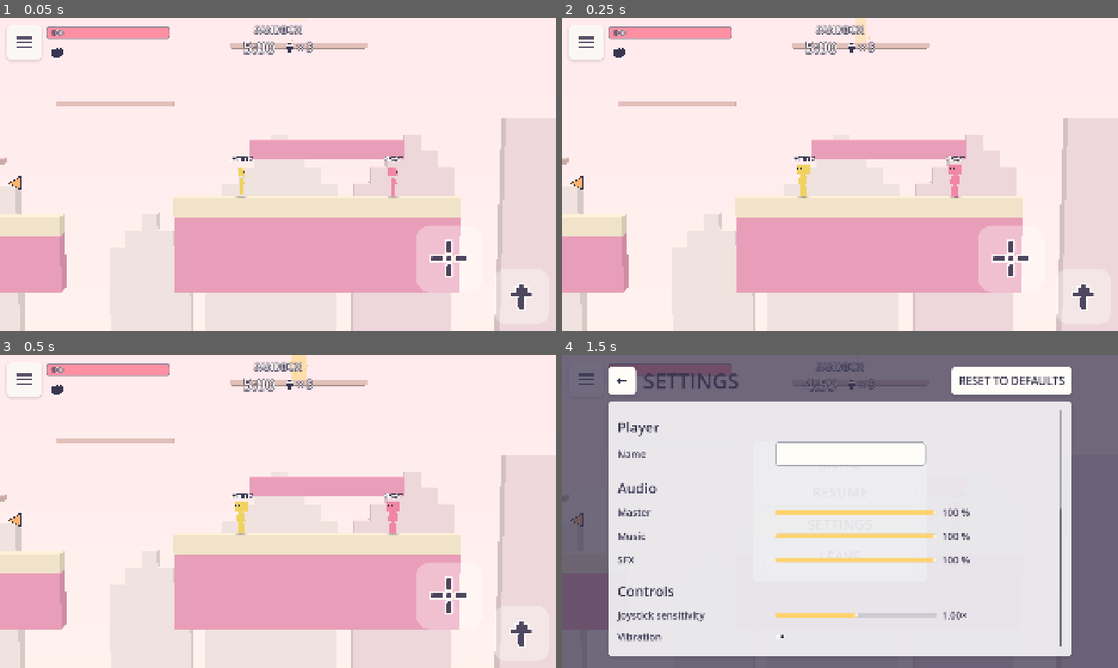
Above: before the commit, frames 1-4 (two rows, left to right).
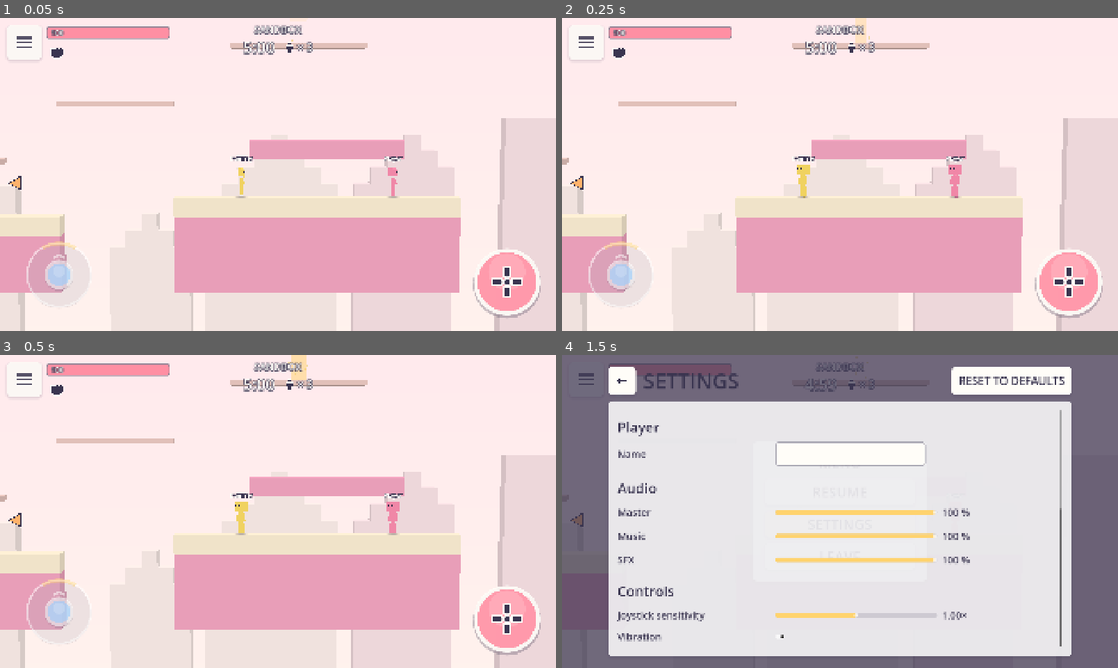
Above: after the commit, the same moments.

Repository: help2uacc/game
Game: Godot game, scene res://scenes/main/sandbox.tscn
The game is run twice, just before and just after one commit, with the same random seed, the same clock (stepped at 60 frames per second) and the same inputs. This scene is started directly instead of the project's main scene.
Inputs (mouse positions are in pixels of both pictures, inside the frame that each line leads up to):
- Up to frame 1 (0.05 s): no input
- Up to frame 2 (0.25 s): no input
- Up to frame 3 (0.5 s): no input
- Up to frame 4 (1.5 s): click (584, 380) at 0.5 s; click "SETTINGS" at 1.25 s

The runs differ from the first frame. In frame 1, 3.8% of the frame differs, in the area x 4-98%, y 66-97%; in frame 2, 3.8%; in frame 3, 3.8%; in frame 4, nothing differs.

Commit message:
v1.2: joystick jump, sandbox restart, restyled buttons, Android controls fix
Co-Authored-By: Claude Opus 5.5 <noreply@anthropic.com>
Claude-Session: https://claude.ai/code/session_01P6uq5UyTXW9vcMAVu6gFyh

Diff:
--- a/project.godot
+++ b/project.godot
@@ -11,7 +11,7 @@
 [application]
 
 config/name="Block Brawl"
-config/version="1.1.0"
+config/version="1.2.0"
 run/main_scene="res://scenes/main/main.tscn"
 config/features=PackedStringArray("4.7", "GL Compatibility")
 run/max_fps=60
--- a/scripts/autoload/audio_manager.gd
+++ b/scripts/autoload/audio_manager.gd
@@ -159,3 +159,21 @@
 func vibrate(ms: int) -> void:
 	if Settings.vibration and OS.has_feature("mobile"):
 		Input.vibrate_handheld(ms)
+
+
+## Stops everything and drops cached streams (shutdown / test cleanup).
+func release_all() -> void:
+	for p: AudioStreamPlayer in _pool_2d:
+		p.stop()
+		p.stream = null
+	for p3: AudioStreamPlayer3D in _pool_3d:
+		p3.stop()
+		p3.stream = null
+	for m: AudioStreamPlayer in [_music_a, _music_b]:
+		m.stop()
+		m.stream = null
+	if _music_tween != null:
+		_music_tween.kill()
+	_music_current = ""
+	_streams.clear()
+	_voice_name.clear()
--- a/scripts/gameplay/player.gd
+++ b/scripts/gameplay/player.gd
@@ -43,6 +43,9 @@
 var _prev_pickup_pressed: bool = false
 var _prev_throw_pressed: bool = false
 var _wants_drop: bool = false
+var _down_hold_t: float = 0.0
+## v1.2: holding down this long on a one-way platform drops through it.
+const DROP_HOLD_TIME := 0.15
 var _was_grounded: bool = false
 
 var stickman: Stickman
@@ -150,6 +153,19 @@
 	if jump_edge:
 		jump_buffer_t = GameConfig.JUMP_BUFFER
 		_wants_drop = inp.down
+	elif inp.jump_held and grounded and jump_buffer_t <= 0.0:
+		# v1.2: holding the joystick up keeps hopping.
+		jump_buffer_t = GameConfig.JUMP_BUFFER
+		_wants_drop = false
+	# v1.2: holding down on a one-way platform drops through it.
+	if inp.down and on_platform and absf(inp.move_x) < 0.9:
+		_down_hold_t += delta
+		if _down_hold_t >= DROP_HOLD_TIME:
+			_down_hold_t = 0.0
+			jump_buffer_t = GameConfig.JUMP_BUFFER
+			_wants_drop = true
+	else:
+		_down_hold_t = 0.0
 	# Horizontal: accelerate toward input; reduced control while knocked back.
 	var target_x: float = clampf(inp.move_x, -1.0, 1.0) * GameConfig.RUN_SPEED
 	if is_knocked():
--- a/scripts/gameplay/player_input.gd
+++ b/scripts/gameplay/player_input.gd
@@ -7,7 +7,7 @@
 var move_x: float = 0.0
 var down: bool = false
 var jump_pressed: bool = false
-var jump_held: bool = false  # TODO(PRD): transmitted but no behaviour is specified (fixed jump height)
+var jump_held: bool = false  # v1.2: joystick held up = keep hopping
 var attack_held: bool = false
 var pickup_pressed: bool = false
 var throw_pressed: bool = false
--- a/scripts/ui/game_screen.gd
+++ b/scripts/ui/game_screen.gd
@@ -192,11 +192,24 @@
 	_local_input.aim_y = -d.y
 
 
-func _process(_delta: float) -> void:
+## v1.2: in the sandbox, dying restarts it after the death animation.
+const SANDBOX_RESTART_DELAY := 1.6
+var _sandbox_restart_t: float = -1.0
+
+
+func _process(delta: float) -> void:
 	if world == null:
 		return
 	var lp: Player = world.local_player()
 	var spectating: bool = lp == null or not lp.alive
+	if sandbox and lp != null and not lp.alive:
+		if _sandbox_restart_t < 0.0:
+			_sandbox_restart_t = SANDBOX_RESTART_DELAY
+		_sandbox_restart_t -= delta
+		if _sandbox_restart_t <= 0.0:
+			_sandbox_restart_t = -1.0
+			_start_sandbox()
+			return
 	controls.set_enabled(not spectating and not _menu.visible)
 	if spectating and not sandbox:
 		_update_spectate()
--- a/scripts/ui/main.gd
+++ b/scripts/ui/main.gd
@@ -96,6 +96,7 @@
 
 
 func _exit_tree() -> void:
+	AudioManager.release_all()
 	MaterialCache.clear()
 	WeaponDB.clear()
 
--- a/scripts/ui/touch_button.gd
+++ b/scripts/ui/touch_button.gd
@@ -1,7 +1,8 @@
 class_name TouchButton
 extends Control
-## Semi-transparent rounded touch button (PRD §8): white rounded square at
-## 35 % opacity with an icon; pressed state 70 % opacity + scale 0.92.
+## Round touch button (PRD §8, restyled in v1.2): soft drop shadow, white
+## rim, pastel accent fill with a top highlight, icon and optional caption.
+## Pressed: deeper fill, glow ring and scale 0.92.
 
 signal pressed_changed(is_pressed: bool)
 
@@ -9,21 +10,22 @@
 	set(v):
 		icon = v
 		queue_redraw()
+var accent: Color = Palette.WHITE
+var caption: String = ""
 var is_pressed: bool = false
 var touch_index: int = -1
-var _style := StyleBoxFlat.new()
 
 
 func _init() -> void:
 	mouse_filter = Control.MOUSE_FILTER_IGNORE
-	_style.bg_color = Color(1, 1, 1, 1)
-	_style.set_corner_radius_all(28)
 
 
-func setup(button_size: float, tex: Texture2D) -> void:
+func setup(button_size: float, tex: Texture2D, accent_color: Color = Palette.WHITE, text: String = "") -> void:
 	size = Vector2(button_size, button_size)
 	pivot_offset = size * 0.5
 	icon = tex
+	accent = accent_color
+	caption = text
 
 
 func set_pressed(p: bool) -> void:
@@ -35,15 +37,37 @@
 	pressed_changed.emit(p)
 
 
+## Circular hit area with a little slack for thumbs.
 func hit(pos: Vector2) -> bool:
-	return visible and get_global_rect().grow(12).has_point(pos)
+	if not visible:
+		return false
+	var c: Vector2 = global_position + size * 0.5
+	return pos.distance_to(c) <= size.x * 0.5 + 18.0
 
 
 func _draw() -> void:
-	var a: float = 0.7 if is_pressed else 0.35
-	_style.bg_color = Color(1, 1, 1, a)
-	_style.set_corner_radius_all(int(size.x * 0.22))
-	draw_style_box(_style, Rect2(Vector2.ZERO, size))
+	var r: float = size.x * 0.5
+	var c: Vector2 = size * 0.5
+	# Soft shadow.
+	draw_circle(c + Vector2(0, r * 0.07), r * 1.02, Color(Palette.INK, 0.28), true, -1.0, true)
+	# Glow ring when pressed.
+	if is_pressed:
+		draw_circle(c, r * 1.12, Color(accent.lightened(0.3), 0.45), true, -1.0, true)
+	# Rim + fill.
+	draw_circle(c, r, Color(Palette.WHITE, 0.92), true, -1.0, true)
+	var fill: Color = accent.darkened(0.12) if is_pressed else accent
+	draw_circle(c, r * 0.88, Color(fill, 0.9), true, -1.0, true)
+	# Top highlight for a soft, glossy look.
+	draw_circle(c - Vector2(0, r * 0.3), r * 0.55, Color(1, 1, 1, 0.16 if not is_pressed else 0.08), true, -1.0, true)
+	# Icon (ink with white outline) and caption.
+	var icon_size: float = r * (1.0 if caption.is_empty() else 0.86)
+	var icon_center: Vector2 = c - Vector2(0, r * (0.0 if caption.is_empty() else 0.14))
 	if icon != null:
-		var s: float = size.x * 0.6
-		draw_texture_rect(icon, Rect2((size - Vector2(s, s)) * 0.5, Vector2(s, s)), false, Color(1, 1, 1, 0.9))
+		draw_texture_rect(icon, Rect2(icon_center - Vector2(icon_size, icon_size) * 0.5, Vector2(icon_size, icon_size)), false)
+	if not caption.is_empty():
+		var font: Font = get_theme_default_font()
+		var fs: int = int(r * 0.24)
+		var w: float = font.get_string_size(caption, HORIZONTAL_ALIGNMENT_LEFT, -1, fs).x
+		var p: Vector2 = Vector2(c.x - w * 0.5, c.y + r * 0.62)
+		draw_string_outline(font, p, caption, HORIZONTAL_ALIGNMENT_LEFT, -1, fs, 8, Palette.INK)
+		draw_string(font, p, caption, HORIZONTAL_ALIGNMENT_LEFT, -1, fs, Palette.WHITE)
--- a/scripts/ui/touch_controls.gd
+++ b/scripts/ui/touch_controls.gd
@@ -1,24 +1,31 @@
 class_name TouchControls
 extends Control
-## Touch controls (PRD §8): floating joystick on the left half, Attack, Jump,
+## Touch controls (PRD §8): floating joystick on the left half, Attack,
 ## Pick Up, Throw on the right; multi-touch. v1.1: bigger buttons and manual
 ## aim — press Attack to fire, drag from it to aim (release = stop).
+## v1.2: no Jump button — push the joystick up to jump (push up again in the
+## air for the double jump, hold up to keep hopping); hold it down on a
+## one-way platform to drop through. The joystick base is always visible.
 ## Debug keyboard controls on desktop (A/D move, S down, Space jump, J attack,
 ## K pick up, L throw); on desktop the mouse pointer aims.
 
 
 const JOYSTICK_RADIUS := 110.0
 const ATTACK_SIZE := 230.0
-const JUMP_SIZE := 190.0
 const PICKUP_SIZE := 170.0
-const THROW_SIZE := 150.0
+const THROW_SIZE := 160.0
+## Joystick y (screen, -1 = up) that triggers a jump; re-armed below JUMP_REARM.
+const JUMP_ZONE := -0.6
+const JUMP_REARM := -0.35
+const ATTACK_COLOR := Color("#FF8FA3")
+const PICKUP_COLOR := Color("#FFD36E")
+const THROW_COLOR := Color("#8EC9FF")
 ## Drag distance (design px) from the Attack centre for a full aim vector.
 const AIM_RADIUS := 150.0
 const AIM_DEADZONE := 0.18
 const ICON_DIR := "res://assets/ui/icons/"
 
 var attack_btn: TouchButton
-var jump_btn: TouchButton
 var pickup_btn: TouchButton
 var throw_btn: TouchButton
 
@@ -34,25 +41,26 @@
 var _weapon_icon_key: String = ""
 var _aim_pos: Vector2 = Vector2.ZERO
 var _aim_vec: Vector2 = Vector2.ZERO
+var _jump_armed: bool = true
+var _joy_home: Vector2 = Vector2.ZERO
 
 
 func _ready() -> void:
 	set_anchors_preset(Control.PRESET_FULL_RECT)
 	mouse_filter = Control.MOUSE_FILTER_IGNORE
 	_keyboard = not OS.has_feature("mobile")
-	attack_btn = _make_button(ATTACK_SIZE, "attack")
-	jump_btn = _make_button(JUMP_SIZE, "jump")
-	pickup_btn = _make_button(PICKUP_SIZE, "pickup")
-	throw_btn = _make_button(THROW_SIZE, "throw")
+	attack_btn = _make_button(ATTACK_SIZE, "attack", ATTACK_COLOR, "")
+	pickup_btn = _make_button(PICKUP_SIZE, "pickup", PICKUP_COLOR, "PICK UP")
+	throw_btn = _make_button(THROW_SIZE, "throw", THROW_COLOR, "THROW")
 	pickup_btn.visible = false
 	throw_btn.visible = false
 	resized.connect(_layout)
 	_layout()
 
 
-func _make_button(s: float, icon_name: String) -> TouchButton:
+func _make_button(s: float, icon_name: String, color: Color, caption: String) -> TouchButton:
 	var b := TouchButton.new()
-	b.setup(s, load(ICON_DIR + icon_name + ".svg"))
+	b.setup(s, load(ICON_DIR + icon_name + ".svg"), color, caption)
 	add_child(b)
 	return b
 
@@ -62,24 +70,22 @@
 	var r: Rect2 = _safe_rect()
 	var right: float = r.end.x
 	var bottom: float = r.end.y
-	jump_btn.position = Vector2(right - JUMP_SIZE, bottom - JUMP_SIZE)
-	attack_btn.position = Vector2(right - 460, bottom - 340)
-	pickup_btn.position = Vector2(right - 430, bottom - 540)
-	throw_btn.position = Vector2(right - 640, bottom - 250)
-
-
+	attack_btn.position = Vector2(right - ATTACK_SIZE - 30, bottom - ATTACK_SIZE - 30)
+	pickup_btn.position = Vector2(right - PICKUP_SIZE - 60, bottom - ATTACK_SIZE - PICKUP_SIZE - 70)
+	throw_btn.position = Vector2(right - ATTACK_SIZE - THROW_SIZE - 80, bottom - THROW_SIZE - 20)
+	_joy_home = Vector2(r.position.x + JOYSTICK_RADIUS + 70, bottom - JOYSTICK_RADIUS - 60)
+	queue_redraw()
+
+
+## Visible area minus notches. Uses UiKit.safe_insets, which ignores bogus
+## safe-area values (some older Android versions report the portrait rect).
 func _safe_rect() -> Rect2:
 	var vp: Rect2 = get_viewport_rect()
 	var margin := Vector2(24, 24)
-	if OS.has_feature("mobile"):
-		var safe: Rect2i = DisplayServer.get_display_safe_area()
-		var win: Vector2i = DisplayServer.window_get_size()
-		if win.x > 0 and safe.size.x > 0:
-			var sx: float = vp.size.x / float(win.x)
-			var left: float = float(safe.position.x) * sx
-			var right_inset: float = float(win.x - safe.end.x) * sx
-			return Rect2(Vector2(left, 0) + margin, vp.size - Vector2(left + right_inset, 0) - margin * 2.0)
-	return Rect2(margin, vp.size - margin * 2.0)
+	var inset: Vector4 = UiKit.safe_insets(get_viewport())
+	var pos := Vector2(inset.x, inset.y) + margin
+	var end: Vector2 = vp.size - Vector2(inset.z, inset.w) - margin
+	return Rect2(pos, end - pos)
 
 
 func set_enabled(on: bool) -> void:
@@ -93,7 +99,7 @@
 	_joy_index = -1
 	_joy_vec = Vector2.ZERO
 	_aim_vec = Vector2.ZERO
-	for b: TouchButton in [attack_btn, jump_btn, pickup_btn, throw_btn]:
+	for b: TouchButton in [attack_btn, pickup_btn, throw_btn]:
 		b.touch_index = -1
 		b.set_pressed(false)
 	queue_redraw()
@@ -137,21 +143,19 @@
 
 
 func _touch_down(index: int, pos: Vector2) -> void:
-	for b: TouchButton in [pickup_btn, throw_btn, jump_btn, attack_btn]:
+	for b: TouchButton in [pickup_btn, throw_btn, attack_btn]:
 		if b.touch_index == -1 and b.hit(pos):
 			b.touch_index = index
 			b.set_pressed(true)
 			if b == attack_btn:
 				_aim_pos = pos
 				_update_aim()
-			if b == jump_btn:
-				_jump_latch = true
-			elif b == pickup_btn:
+			if b == pickup_btn:
 				_pickup_latch = true
 			elif b == throw_btn:
 				_throw_latch = true
 			return
-	if _joy_index == -1 and pos.x < get_viewport_rect().size.x * 0.5 and pos.y > 150.0:
+	if _joy_index == -1 and pos.x < get_viewport_rect().size.x * 0.5 and pos.y > 170.0:
 		_joy_index = index
 		_joy_origin = pos
 		_joy_pos = pos
@@ -162,8 +166,9 @@
 	if index == _joy_index:
 		_joy_index = -1
 		_joy_vec = Vector2.ZERO
+		_jump_armed = true
 		queue_redraw()
-	for b: TouchButton in [pickup_btn, throw_btn, jump_btn, attack_btn]:
+	for b: TouchButton in [pickup_btn, throw_btn, attack_btn]:
 		if b.touch_index == index:
 			b.touch_index = -1
 			b.set_pressed(false)
@@ -191,6 +196,12 @@
 	if d.length() > JOYSTICK_RADIUS:
 		d = d.normalized() * JOYSTICK_RADIUS
 	_joy_vec = d / JOYSTICK_RADIUS
+	# Pushing up into the jump zone jumps; leaving it re-arms (double jump).
+	if _joy_vec.y <= JUMP_ZONE and _jump_armed:
+		_jump_latch = true
+		_jump_armed = false
+	elif _joy_vec.y > JUMP_REARM:
+		_jump_armed = true
 	queue_redraw()
 
 
@@ -215,7 +226,7 @@
 	var mx: float = clampf(_joy_vec.x * sens, -1.0, 1.0)
 	var down: bool = _joy_vec.y * sens > GameConfig.DROP_DOWN_THRESHOLD
 	var attack: bool = attack_btn.is_pressed
-	var jump_held: bool = jump_btn.is_pressed
+	var jump_held: bool = _joy_index != -1 and _joy_vec.y <= JUMP_ZONE
 	if _keyboard and _enabled:
 		var kx: float = 0.0
 		if Input.is_physical_key_pressed(KEY_A) or Input.is_physical_key_pressed(KEY_LEFT):
@@ -250,14 +261,32 @@
 
 
 func _draw() -> void:
+	# Attack aim stick.
 	if attack_btn != null and attack_btn.is_pressed:
 		var c: Vector2 = attack_btn.position + attack_btn.size * 0.5
-		draw_arc(c, AIM_RADIUS, 0, TAU, 48, Color(1, 1, 1, 0.35), 4.0)
+		draw_arc(c, AIM_RADIUS, 0, TAU, 64, Color(Palette.INK, 0.25), 10.0, true)
+		draw_arc(c, AIM_RADIUS, 0, TAU, 64, Color(1, 1, 1, 0.75), 4.0, true)
 		if _aim_vec != Vector2.ZERO:
-			draw_line(c, c + _aim_vec * AIM_RADIUS, Color(1, 1, 1, 0.6), 6.0)
-			draw_circle(c + _aim_vec * AIM_RADIUS, 34.0, Color(1, 1, 1, 0.7))
-	if _joy_index == -1:
-		return
-	draw_circle(_joy_origin, JOYSTICK_RADIUS, Color(1, 1, 1, 0.18))
-	draw_arc(_joy_origin, JOYSTICK_RADIUS, 0, TAU, 48, Color(1, 1, 1, 0.45), 4.0)
-	draw_circle(_joy_origin + _joy_vec * JOYSTICK_RADIUS, 48.0, Color(1, 1, 1, 0.55))
+			var tip: Vector2 = c + _aim_vec * AIM_RADIUS
+			draw_line(c, tip, Color(ATTACK_COLOR, 0.8), 8.0, true)
+			draw_circle(tip + Vector2(0, 4), 36.0, Color(Palette.INK, 0.25), true, -1.0, true)
+			draw_circle(tip, 36.0, Color(1, 1, 1, 0.95), true, -1.0, true)
+			draw_circle(tip, 26.0, ATTACK_COLOR, true, -1.0, true)
+	# Joystick: always visible (ghost at its home spot when not touched).
+	var active: bool = _joy_index != -1
+	var origin: Vector2 = _joy_origin if active else _joy_home
+	var a: float = 1.0 if active else 0.6
+	draw_circle(origin + Vector2(0, 6), JOYSTICK_RADIUS, Color(Palette.INK, 0.18 * a), true, -1.0, true)
+	draw_circle(origin, JOYSTICK_RADIUS, Color(1, 1, 1, 0.22 * a), true, -1.0, true)
+	draw_arc(origin, JOYSTICK_RADIUS, 0, TAU, 64, Color(1, 1, 1, 0.85 * a), 6.0, true)
+	# Jump zone at the top of the ring.
+	var in_zone: bool = active and _joy_vec.y <= JUMP_ZONE
+	draw_arc(origin, JOYSTICK_RADIUS - 2.0, -PI * 0.5 - 0.55, -PI * 0.5 + 0.55, 24,
+			Color(Palette.GOLD, (0.95 if in_zone else 0.7) * a), 12.0, true)
+	var chev: Vector2 = origin + Vector2(0, -JOYSTICK_RADIUS * 0.62)
+	draw_polyline(PackedVector2Array([chev + Vector2(-18, 10), chev, chev + Vector2(18, 10)]), Color(1, 1, 1, 0.9 * a), 6.0, true)
+	var knob: Vector2 = origin + _joy_vec * JOYSTICK_RADIUS
+	draw_circle(knob + Vector2(0, 5), 50.0, Color(Palette.INK, 0.25 * a), true, -1.0, true)
+	draw_circle(knob, 50.0, Color(1, 1, 1, 0.95 * a), true, -1.0, true)
+	draw_circle(knob, 38.0, Color(Palette.ARMOR if not in_zone else Palette.GOLD, 0.9 * a), true, -1.0, true)
+	draw_circle(knob - Vector2(0, 12), 20.0, Color(1, 1, 1, 0.3 * a), true, -1.0, true)
--- a/scripts/ui/ui_kit.gd
+++ b/scripts/ui/ui_kit.gd
@@ -102,15 +102,27 @@
 
 
 ## Safe-area insets (notches) in design pixels: (left, top, right, bottom).
+## Defensive (v1.2): some Android versions report an empty or portrait-oriented
+## safe area for a landscape window; such values are ignored and every inset
+## is clamped to 12 % of the screen so controls can never be pushed off-screen.
 static func safe_insets(vp: Viewport) -> Vector4:
 	if not OS.has_feature("mobile"):
 		return Vector4.ZERO
 	var safe: Rect2i = DisplayServer.get_display_safe_area()
 	var win: Vector2i = DisplayServer.window_get_size()
-	if win.x <= 0 or win.y <= 0 or safe.size.x <= 0:
+	if win.x <= 0 or win.y <= 0 or safe.size.x <= 0 or safe.size.y <= 0:
+		return Vector4.ZERO
+	if (safe.size.x > safe.size.y) != (win.x > win.y):
+		return Vector4.ZERO
+	if safe.size.x < int(win.x * 0.7) or safe.size.y < int(win.y * 0.7):
 		return Vector4.ZERO
 	var size: Vector2 = vp.get_visible_rect().size
 	var sx: float = size.x / float(win.x)
 	var sy: float = size.y / float(win.y)
-	return Vector4(float(safe.position.x) * sx, float(safe.position.y) * sy,
-			float(win.x - safe.end.x) * sx, float(win.y - safe.end.y) * sy)
+	var max_x: float = size.x * 0.12
+	var max_y: float = size.y * 0.12
+	return Vector4(
+		clampf(float(safe.position.x) * sx, 0.0, max_x),
+		clampf(float(safe.position.y) * sy, 0.0, max_y),
+		clampf(float(win.x - safe.end.x) * sx, 0.0, max_x),
+		clampf(float(win.y - safe.end.y) * sy, 0.0, max_y))
--- a/tests/run_tests.gd
+++ b/tests/run_tests.gd
@@ -54,4 +54,12 @@
 				for msg: String in inst.failures:
 					printerr("  FAIL %s" % msg)
 	print("Tests: %d run, %d failed" % [total, failed])
+	# Release static caches / audio so nothing is reported as leaked at exit.
+	MaterialCache.clear()
+	WeaponDB.clear()
+	var audio: Node = root.get_node_or_null("AudioManager")
+	if audio != null:
+		audio.call("release_all")
+	# Let the audio server retire stopped playbacks before exiting.
+	await create_timer(0.25).timeout
 	quit(1 if failed > 0 else 0)
--- /dev/null
+++ b/tests/test_controls.gd
@@ -0,0 +1,72 @@
+extends TestCase
+## v1.2 touch controls: joystick up jumps (re-armed for double jump), no
+## Jump button; sandbox restarts after the local player dies.
+
+
+func _touch(c: TouchControls, index: int, pos: Vector2, pressed: bool) -> void:
+	var t := InputEventScreenTouch.new()
+	t.index = index
+	t.position = pos
+	t.pressed = pressed
+	c._input(t)
+
+
+func _drag(c: TouchControls, index: int, pos: Vector2) -> void:
+	var d := InputEventScreenDrag.new()
+	d.index = index
+	d.position = pos
+	c._input(d)
+
+
+func test_joystick_up_jumps_and_rearms() -> void:
+	var c := TouchControls.new()
+	add_node(c)
+	await tree().process_frame
+	var inp := PlayerInput.new()
+	_touch(c, 0, Vector2(300, 700), true)
+	_drag(c, 0, Vector2(300, 690))
+	c.read_input(inp)
+	assert_false(inp.jump_pressed, "small push: no jump")
+	_drag(c, 0, Vector2(300, 600))
+	c.read_input(inp)
+	assert_true(inp.jump_pressed and inp.jump_held, "push up: jump")
+	c.ack_presses(true, true, true)
+	c.read_input(inp)
+	assert_false(inp.jump_pressed, "acked; still holding up does not re-press")
+	assert_true(inp.jump_held, "held up")
+	_drag(c, 0, Vector2(300, 700))
+	_drag(c, 0, Vector2(300, 590))
+	c.read_input(inp)
+	assert_true(inp.jump_pressed, "re-armed: second jump (double jump)")
+	_drag(c, 0, Vector2(400, 700))
+	c.read_input(inp)
+	assert_true(inp.move_x > 0.8, "sideways moves")
+	_touch(c, 0, Vector2(400, 700), false)
+
+
+func test_no_jump_button() -> void:
+	var c := TouchControls.new()
+	add_node(c)
+	await tree().process_frame
+	assert_false("jump_btn" in c, "jump button removed")
+	var buttons: int = 0
+	for ch: Node in c.get_children():
+		if ch is TouchButton:
+			buttons += 1
+	assert_eq(buttons, 3, "Attack, Pick Up, Throw")
+
+
+func test_sandbox_restarts_after_death() -> void:
+	var scene: PackedScene = load("res://scenes/main/sandbox.tscn")
+	var gs: GameScreen = scene.instantiate()
+	add_node(gs)
+	await physics_frames(5)
+	var first: World = gs.world
+	var lp: Player = first.local_player()
+	first.kill_player(lp, KillCredit.NONE, GameConfig.Cause.FALL)
+	for i: int in range(150):
+		await tree().process_frame
+		if gs.world != first:
+			break
+	assert_ne(gs.world, first, "a new sandbox world was built")
+	assert_true(gs.world.local_player() != null and gs.world.local_player().alive, "player respawned")
--- a/tests/test_movement.gd
+++ b/tests/test_movement.gd
@@ -139,3 +139,32 @@
 	assert_false(p.alive, "dead after falling")
 	assert_eq(deaths.size(), 1)
 	assert_eq(int(deaths[0][2]), GameConfig.Cause.FALL)
+
+
+func test_holding_jump_keeps_hopping() -> void:
+	var w: World = _world()
+	var p: Player = _spawn(w, Vector3(10.5, 2.2, 0))
+	await physics_frames(20)
+	var inp := PlayerInput.new()
+	inp.jump_held = true
+	w.set_input(1, inp)
+	var takeoffs: int = 0
+	var was_grounded: bool = true
+	for i: int in range(120):
+		await tree().physics_frame
+		if was_grounded and not p.grounded and p.velocity.y > 5.0:
+			takeoffs += 1
+		was_grounded = p.grounded
+	assert_true(takeoffs >= 2, "hopped repeatedly while held (%d)" % takeoffs)
+
+
+func test_hold_down_drops_through_platform() -> void:
+	var w: World = _world()
+	var p: Player = _spawn(w, Vector3(25.5, 5.2, 0))
+	await physics_frames(20)
+	assert_true(p.on_platform, "standing on the one-way platform")
+	var inp := PlayerInput.new()
+	inp.down = true
+	w.set_input(1, inp)
+	await physics_frames(50)
+	assert_near(p.global_position.y, 2.0, 0.08, "dropped by holding down")
--- /dev/null
+++ b/tools/preview/preview_controls.gd
@@ -0,0 +1,24 @@
+extends SceneTree
+## Shows all action buttons: sandbox with a held shotgun and a pickup in reach.
+
+var _f: int = 0
+var _gs: Node = null
+
+
+func _process(_d: float) -> bool:
+	_f += 1
+	if _f == 2:
+		_gs = (load("res://scenes/main/sandbox.tscn") as PackedScene).instantiate()
+		root.add_child(_gs)
+	if _f == 40:
+		var w: Object = _gs.get("world")
+		var lp: Object = w.call("local_player")
+		lp.set("weapon_id", 3)
+		lp.set("ammo", 6)
+		var pos: Vector3 = lp.get("global_position")
+		w.call("spawn_pickup", 0, 4, 4, pos, false)
+	if _f == 70:
+		root.get_texture().get_image().save_png("res://build/controls.png")
+		print("saved")
+		quit()
+	return false
Not shown, changed: export_presets.cfg
Not shown, added: tests/test_controls.gd.uid
Not shown, added: tools/preview/preview_controls.gd.uid
Not shown, changed: CHANGELOG.md
Not shown, changed: OPEN_QUESTIONS.md
Not shown, changed: PRD.md
